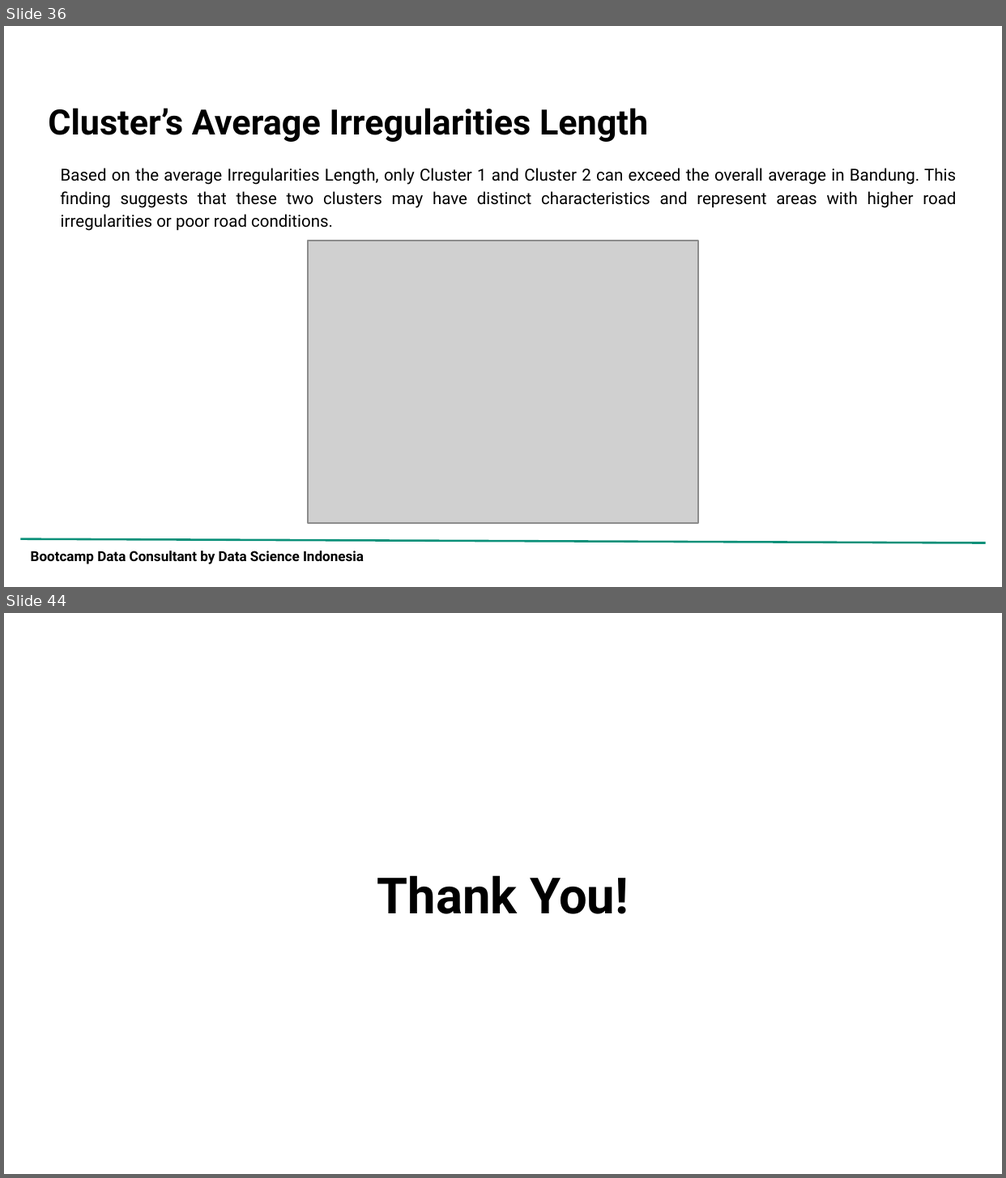
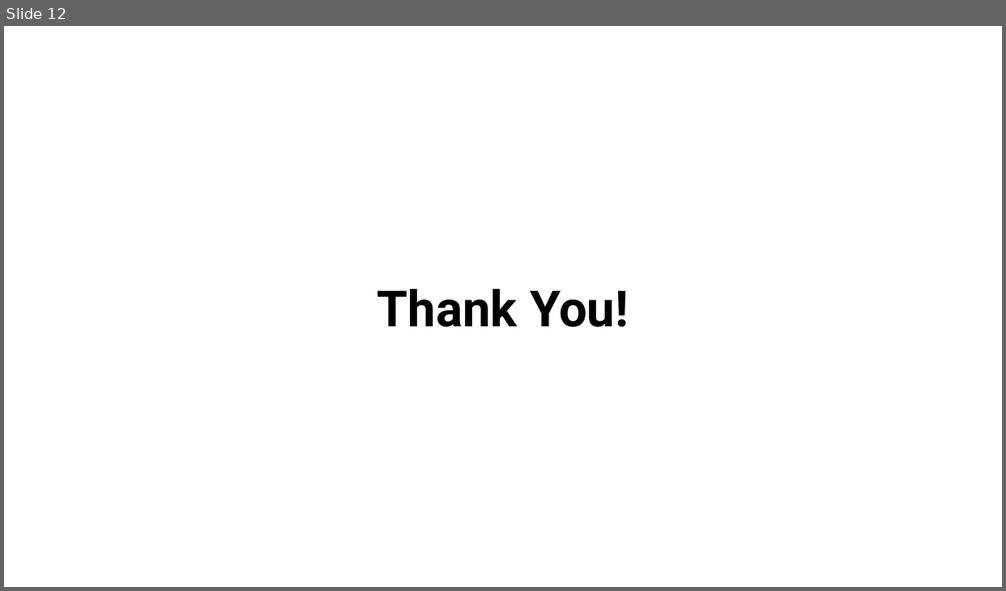
Before and after one commit to adrn-mm/DSLS_Mini-Project-DA_Adrian-Maulana-Muhammad, a slide deck: reports/Project Report_Mini Project DA_Adrian Maulana Muhammad.pptx. Shown one above the other, each under a label of ours: slides 36 and 44 before the commit, slide 12 after it; the slides between them are not shown. The pictures are 1006x1178 and 1006x591 pixels, drawn with LibreOffice and Linux fonts; fonts in the diff are those of the drawing; grey boxes stand for pictures; background and template pictures are left out. Boxes give left, top, right and bottom in pixels: in the first picture for what was removed or moved away, otherwise in the second. Text is boxed around its words. In the diff, an @@ line names an element or a change of style, - is before the commit and + after.

```diff
--- a/reports/Project Report_Mini Project DA_Adrian Maulana Muhammad.pptx
+++ b/reports/Project Report_Mini Project DA_Adrian Maulana Muhammad.pptx
@@ slide 36 removed at bbox=[4, 26, 1002, 587], background picture (left out) @@
@@ title removed at bbox=[48, 108, 648, 142] @@
-Cluster’s Average Irregularities Length
@@ text removed at bbox=[61, 168, 956, 231] @@
-Based on the average Irregularities Length, only Cluster 1 and Cluster 2 can exceed the overall average in Bandung. This finding suggests that these two clusters may have distinct characteristics and represent areas with higher road irregularities or poor road conditions.
@@ picture removed at bbox=[308, 241, 697, 523] @@
@@ line removed from (21, 539) to (985, 543) @@
@@ text removed at bbox=[31, 551, 364, 565] @@
-Bootcamp Data Consultant by Data Science Indonesia
@@ what was slide 44 is now slide 12 @@
```
Also in this commit, not shown: 7 slides changed, 4 slides added, 35 other slides removed, 1 other file.
